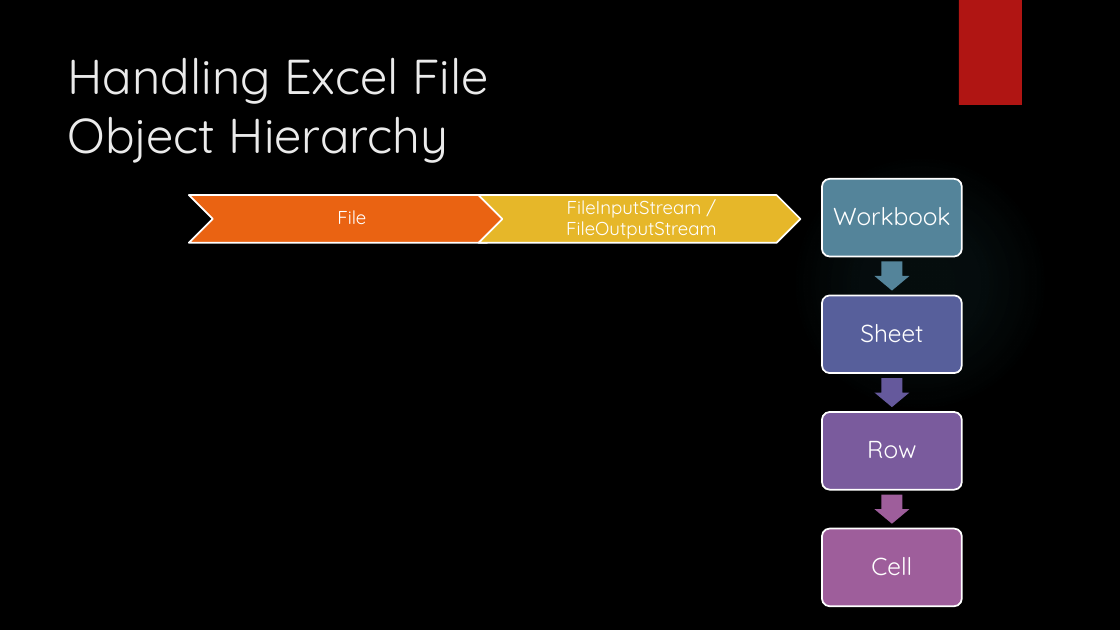
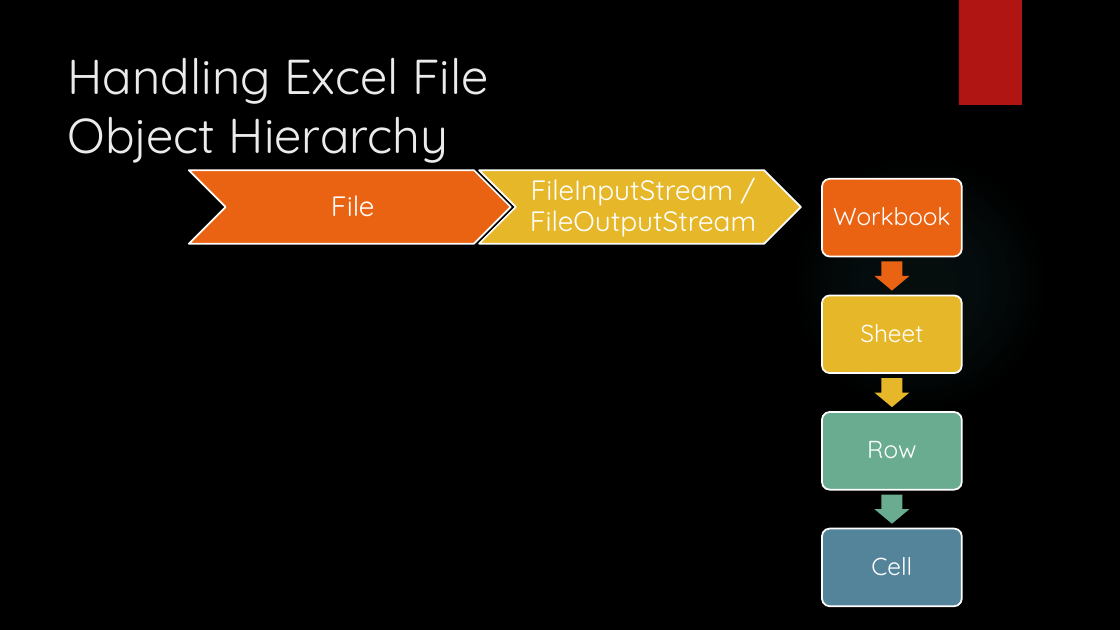
Before and after one commit to ankushvankore/SA2409028, a slide deck: slide 5 of Data Driven Framework.pptx. Drawn at 1120x630 pixels with LibreOffice and Linux fonts; fonts in the diff are those of the drawing; background and template pictures are left out. Boxes give left, top, right and bottom in pixels: in the first picture for what was removed or moved away, otherwise in the second. Text is boxed around its words. In the diff, an @@ line names an element or a change of style, - is before the commit and + after.

```diff
--- a/Data Driven Framework.pptx
+++ b/Data Driven Framework.pptx
@@ chevron: place and size @@
-chevron at [189, 195, 511, 243]
+chevron at [189, 171, 511, 244]
@@ text "File": place and size @@
-text "File" at [337, 210, 366, 224]
+text "File" at [331, 195, 375, 217]
@@ text "File" at [331, 195, 375, 217]: size 16 to 24 pt; more space between paragraphs @@
@@ chevron: place and size @@
-chevron at [479, 195, 801, 243]
+chevron at [479, 171, 801, 244]
@@ text "FileInputStream / FileOutputStream" at [530, 179, 756, 237]: size 16 to 24 pt; more space between paragraphs @@
@@ text "FileInputStream / FileOutputStream": place and size @@
-text "FileInputStream / FileOutputStream" at [566, 195, 716, 239]
+text "FileInputStream / FileOutputStream" at [530, 179, 756, 237]
@@ rounded rectangle at [823, 179, 963, 257]: fill #54849A to #EA6312 @@
@@ right arrow at [874, 262, 910, 291]: fill #54849A to #EA6312 @@
@@ rounded rectangle at [823, 296, 963, 374]: fill #575F9B to #E6B729 @@
@@ right arrow at [874, 379, 910, 408]: fill #65599C to #E6B729 @@
@@ rounded rectangle at [823, 412, 963, 490]: fill #7A5B9D to #6AAC90 @@
@@ right arrow at [874, 494, 910, 524]: fill #9E5E9B to #6AAC90 @@
@@ rounded rectangle at [823, 528, 963, 607]: fill #9E5E9B to #54849A @@
```
Also in this commit, not shown: 1 other slide changed, 2 slides added, 23 other files.
